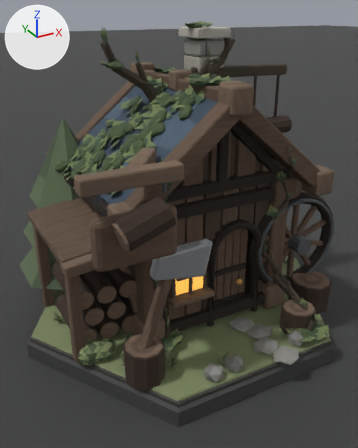
The Blender file sources/buildings/woodcutter_hut.blend as it was, and as the next commit left it.
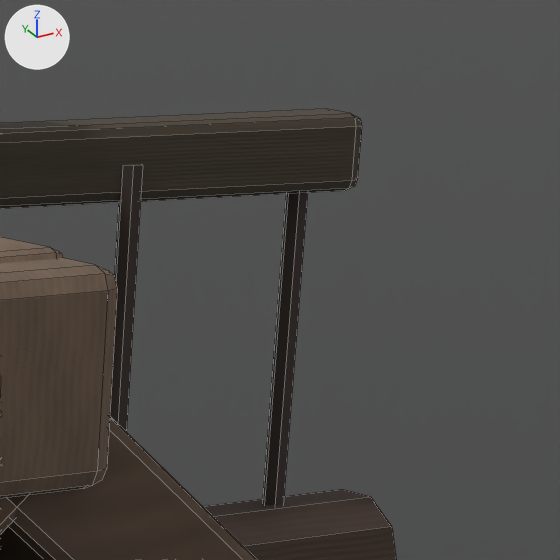
The first picture shows the older version from a 50 mm lens placed at (-3.46, -6.2, 4.33), pointed at (-0.17, -0.21, 1.34). The close-ups show the older and then the newer version on the part from 66% to 88% of the width and 11% to 28% of the height of that picture. Only the edits that show in the close-ups are written down. Arrows for +X, +Y and +Z are at upper left; the lights stay in place. The close-ups show mesh edges as thin lines.

The first close-up shows 'Carved roof verge.002', 'Chunky roof joinery', 'Log bark.017', 'Ridge peg', 'Studio ground', 'Woodland log hoist branch', 'Woodland log hoist rope', 'Woodland log hoist rope.001' and 1 more.
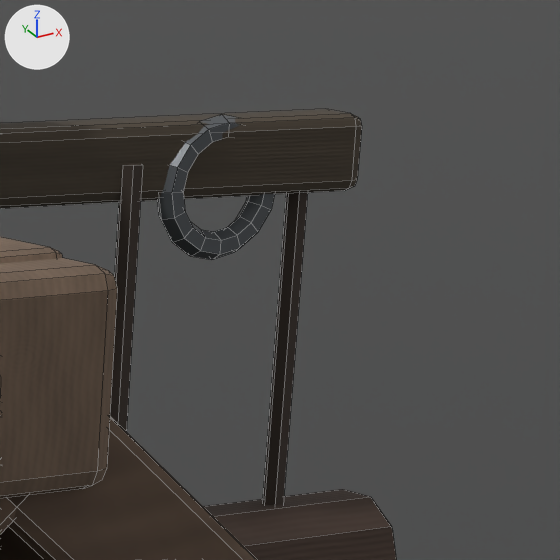
Where the change shows, as pixel boxes (x1, y1, x2, y2) in the close-ups (560 x 560 px):
'Quality working hoist pulley', added: after (157, 115, 275, 260)

The change, as a diff of the scene's bpy script:
```diff
--- a/sources/buildings/woodcutter_hut.blend.py
+++ b/sources/buildings/woodcutter_hut.blend.py
@@ me_quality_working_hoist_pulley @@
+me_quality_working_hoist_pulley.from_pydata(...)  # 96 vertices, 96 faces; spans x 1.441..1.739, y 0.175..0.225, z 3.211..3.509
+me_quality_working_hoist_pulley.materials.append(mat_silver_dark)  # dark grey #5e6266
@@ ob_quality_working_hoist_pulley @@
+ob_quality_working_hoist_pulley = bpy.data.objects.new('Quality working hoist pulley', me_quality_working_hoist_pulley)
+ob_quality_working_hoist_pulley.parent = ob_woodland_role_proportions
+ob_quality_working_hoist_pulley.location = (0.0, 0.0, 0.0)
```
